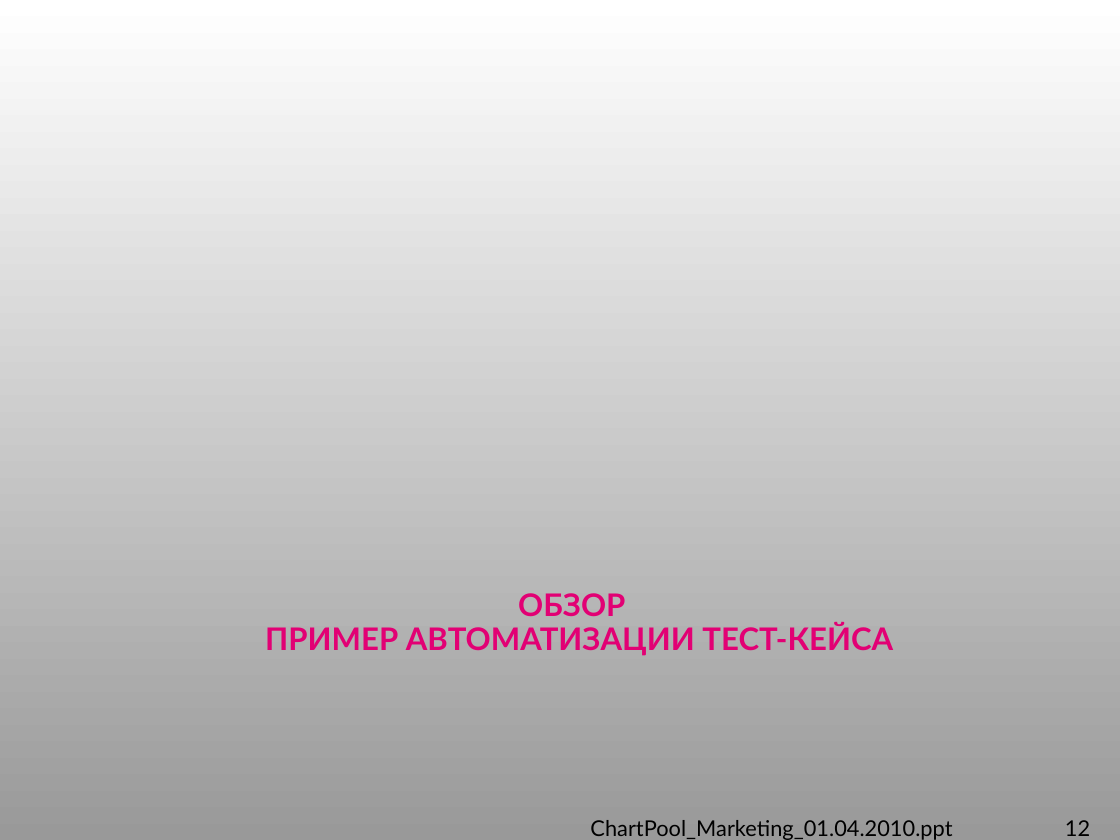
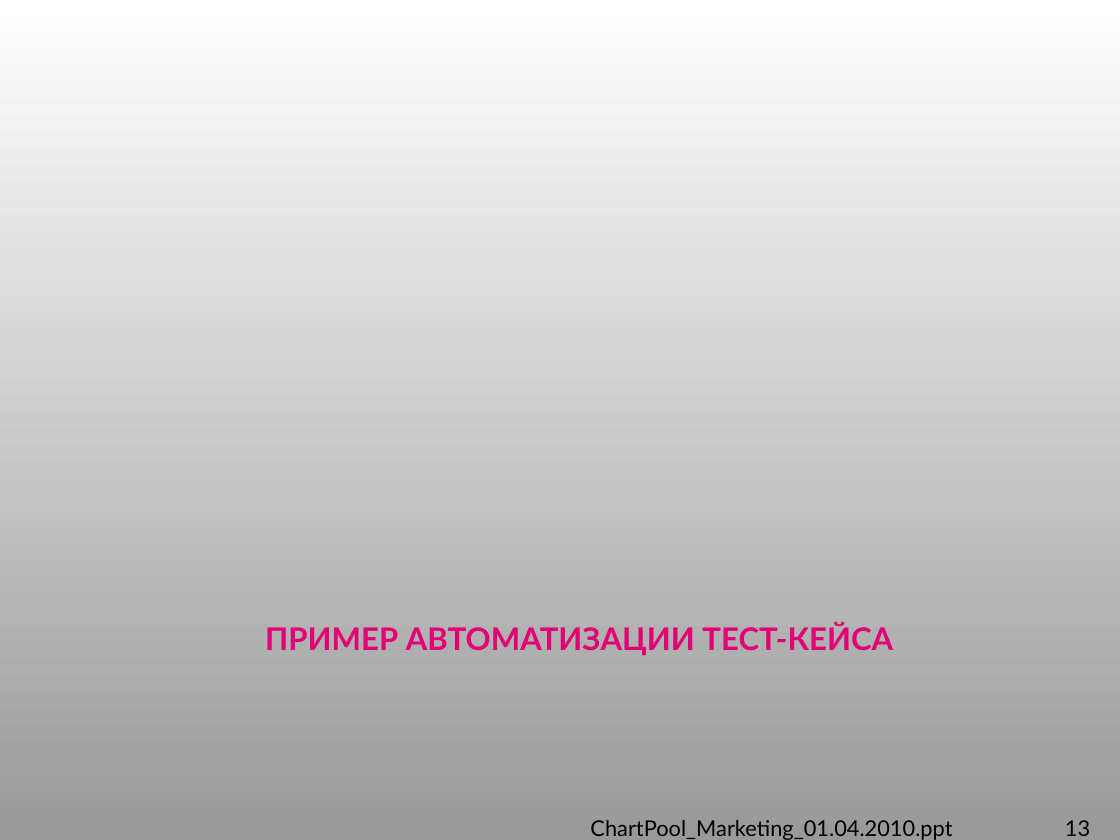
Before and after one commit to IvanCS/JMeterAvtoTestingDemo, a slide deck: slide 13 of documents/presentation_1.ppt (slide 12 before the commit). Drawn at 1120x840 pixels with LibreOffice and Linux fonts; fonts in the diff are those of the drawing; background and template pictures are left out. Boxes give left, top, right and bottom in pixels: in the first picture for what was removed or moved away, otherwise in the second. Text is boxed around its words. In the diff, an @@ line names an element or a change of style, - is before the commit and + after.

```diff
--- a/documents/presentation_1.ppt
+++ b/documents/presentation_1.ppt
@@ title at <box>265,622,893,655</box>: text changed @@
-ОБЗОР
-ПРИМЕР АВТОМАТИЗАЦИИ ТЕСТ-КЕЙСА
+ПРИМЕР АВТОМАТИЗАЦИИ ТЕСТ-КЕЙСА
@@ page number at <box>1065,820,1090,836</box>: text changed @@
-12
+13
```
Also in this commit, not shown: 2 other slides changed, 2 slides added, 1 other file.
